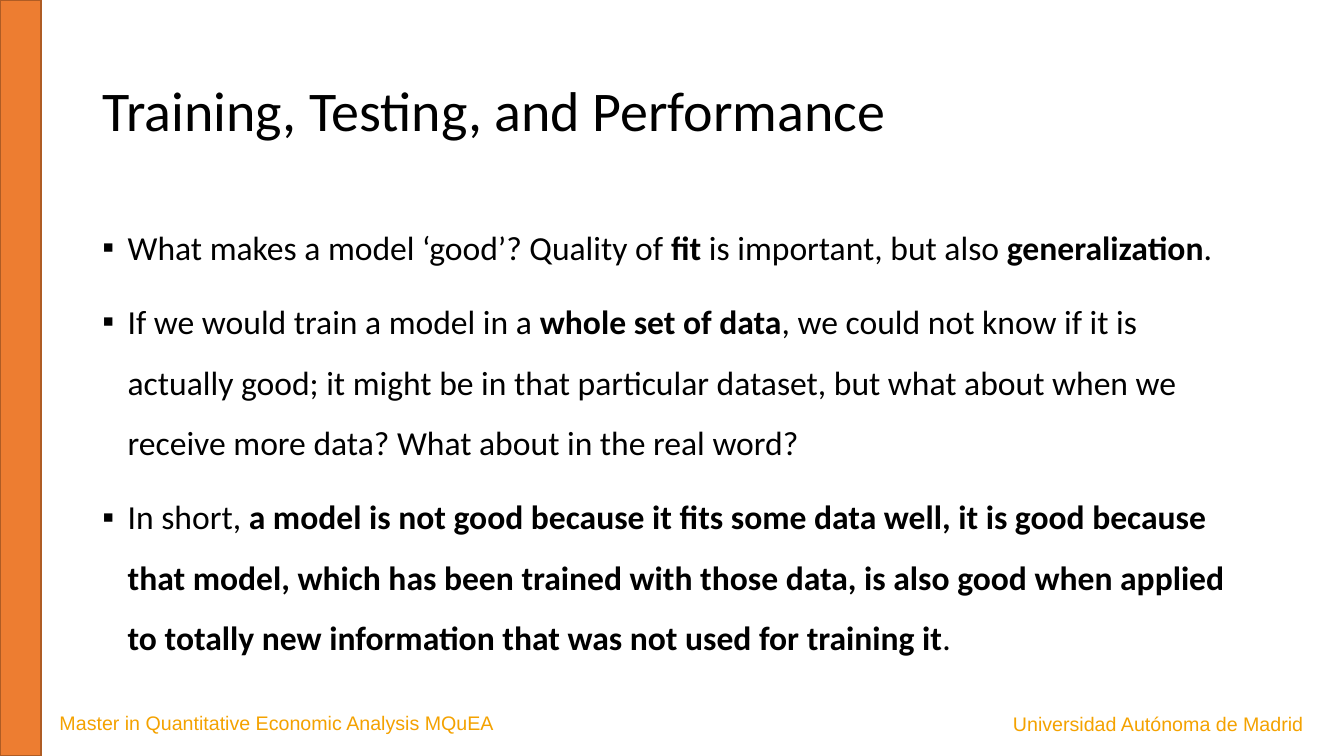
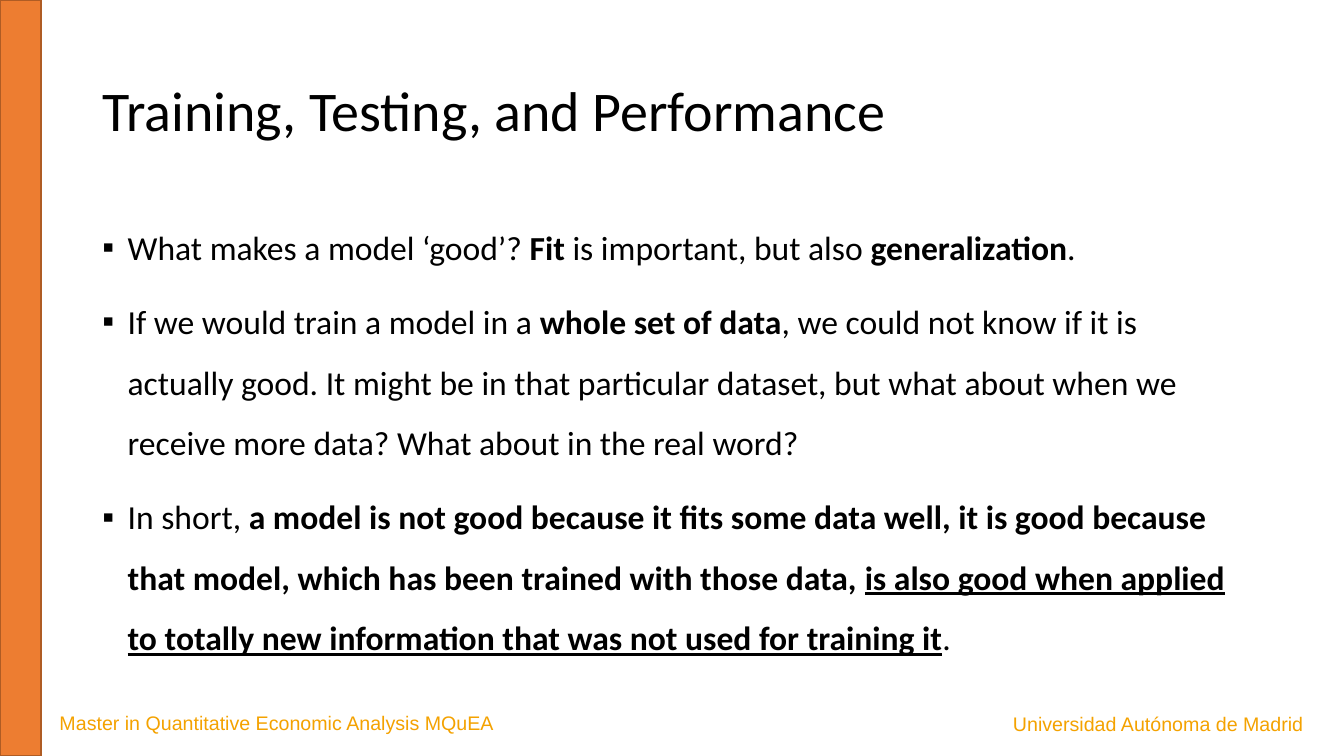
Before and after one commit to JavierBas/IMLEF-MQuEA, a slide deck: slide 9 of Course content/Slides/Topic 1 What is ML.pptx. Drawn at 1344x756 pixels with LibreOffice and Linux fonts; fonts in the diff are those of the drawing. Boxes give left, top, right and bottom in pixels: in the first picture for what was removed or moved away, otherwise in the second. Text is boxed around its words. In the diff, an @@ line names an element or a change of style, - is before the commit and + after.

```diff
--- a/Course content/Slides/Topic 1 What is ML.pptx
+++ b/Course content/Slides/Topic 1 What is ML.pptx
@@ text at (128,236,1176,456): text changed @@
-▪ What makes a model ‘good’? Quality of fit is important, but also generalization.
-▪ If we would train a model in a whole set of data, we could not know if it is actually good; it might be in that particular dataset, but what about when we receive more data? What about in the real word?
+▪ What makes a model ‘good’? Fit is important, but also generalization.
+▪ If we would train a model in a whole set of data, we could not know if it is actually good. It might be in that particular dataset, but what about when we receive more data? What about in the real word?
@@ text at (128,505,1225,656): underline on in "is also good when applied to totally ..." @@
```
Also in this commit, not shown: 11 other slides changed, 2 slides added, 9 other files.
